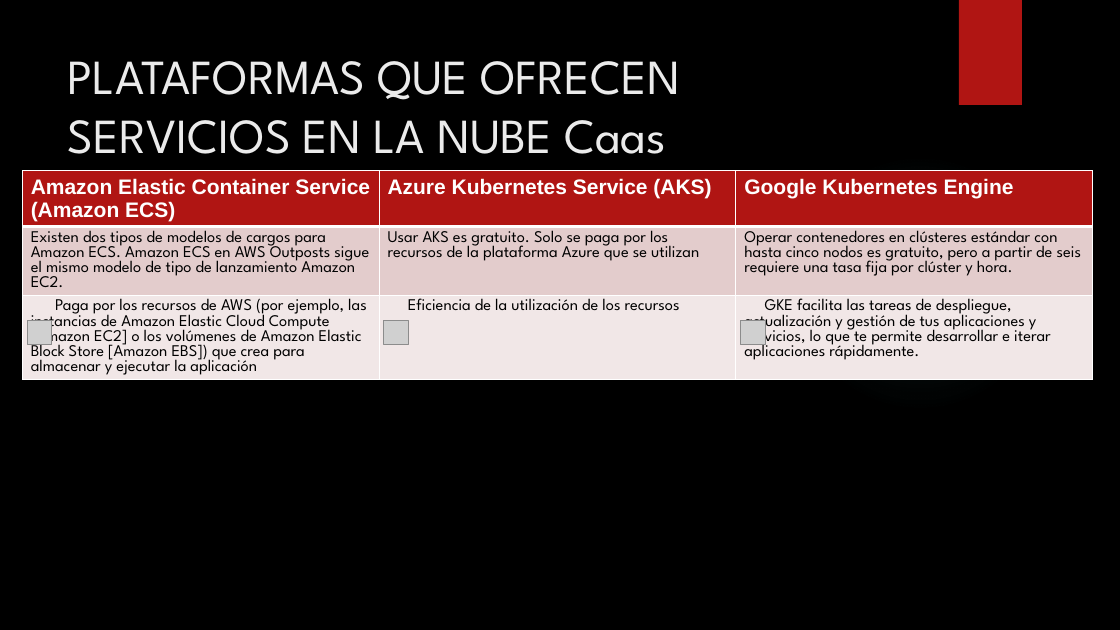
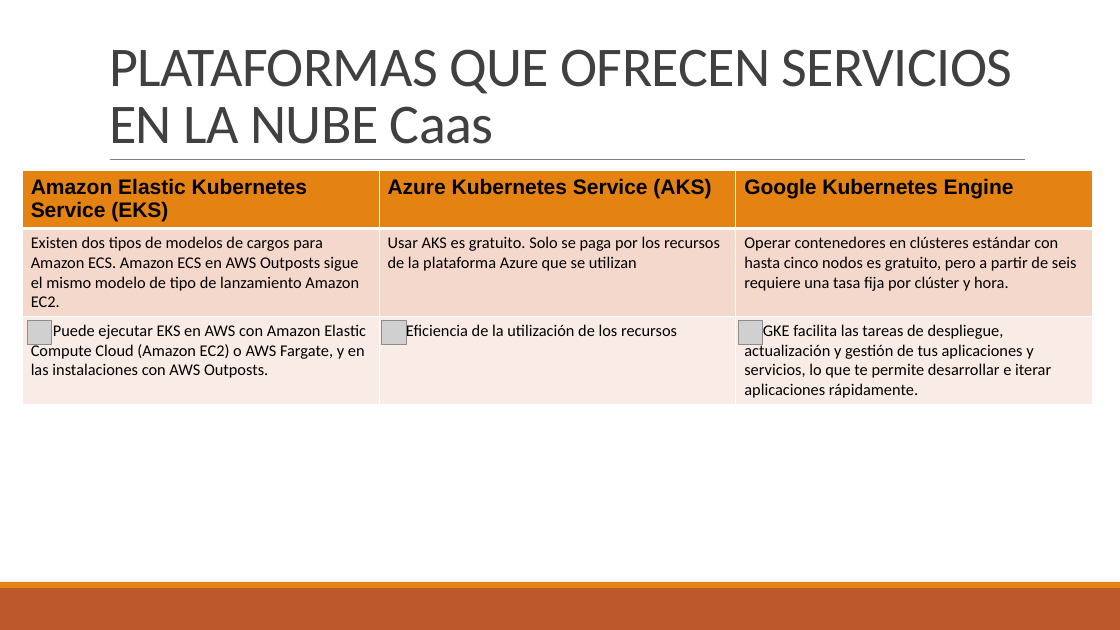
Before and after one commit to Jefer698/Solemne-3-Optativo, a slide deck: slide 7 of OPTATIVO DE ESPECIALIDAD presentacion s3.pptx. Drawn at 1120x630 pixels with LibreOffice and Linux fonts; fonts in the diff are those of the drawing; grey boxes stand for pictures; background and template pictures are left out. Boxes give left, top, right and bottom in pixels: in the first picture for what was removed or moved away, otherwise in the second. Text is boxed around its words. In the diff, an @@ line names an element or a change of style, - is before the commit and + after.

```diff
--- a/OPTATIVO DE ESPECIALIDAD presentacion s3.pptx
+++ b/OPTATIVO DE ESPECIALIDAD presentacion s3.pptx
@@ background picture (left out) to #FFFFFF @@
@@ title "PLATAFORMAS QUE OFRECEN SERVICIOS EN ..." moved from (x1=68, y1=61, x2=680, y2=154) to (x1=109, y1=49, x2=1013, y2=144) @@
@@ title "PLATAFORMAS QUE OFRECEN SERVICIOS EN ..." at (x1=109, y1=49, x2=1013, y2=144): size 42 to 48 pt, font League Spartan to Calibri, text colour #EBEBEB to #404040, letter spacing 0 to -0.5 pt; line spacing 1 to 0.85; vertical alignment top to bottom @@
@@ rectangle removed at (x1=959, y1=0, x2=1022, y2=105) @@
@@ table at (x1=23, y1=171, x2=1094, y2=404) @@
-row 1, column 1: Amazon Elastic Container Service (Amazon ECS)
+row 1, column 1: Amazon Elastic Kubernetes Service (EKS)
-row 3, column 1: Paga por los recursos de AWS (por ejemplo, las instancias de Amazon Elastic Cloud Compute [Amazon EC2] o los volúmenes de Amazon Elastic Block Store [Amazon EBS]) que crea para almacenar y ejecutar la aplicación
+row 3, column 1: Puede ejecutar EKS en AWS con Amazon Elastic Compute Cloud (Amazon EC2) o AWS Fargate, y en las instalaciones con AWS Outposts.
@@ fill #B01513 to #E48312 in row 1 @@
@@ fill #E4CCCC to #F5D9CC in row 2 @@
@@ fill #F2E8E7 to #FAEDE7 in row 3 @@
@@ text colour #FFFFFF to #000000 in "Azure Kubernetes Service (AKS)", "Google Kubernetes Engine" @@
@@ font League Spartan to Calibri in "Existen dos tipos de modelos de cargos ...", "Usar AKS es gratuito. Solo se paga ...", "Operar contenedores en clústeres estándar con hasta ...", "Eficiencia de la utilización de los recursos" and 1 more places @@
@@ line added from (110, 160) to (1026, 160), #808080 0.5 pt @@
@@ ellipse removed at (x1=791, y1=154, x2=1049, y2=413) @@
@@ rectangle added at (x1=0, y1=588, x2=1120, y2=630), fill #BD582C @@
@@ rectangle added at (x1=0, y1=582, x2=1120, y2=588), fill #E48312 @@
```
Also in this commit, not shown: 9 other slides changed, 1 slide added, 1 slide removed, 2 other files.
